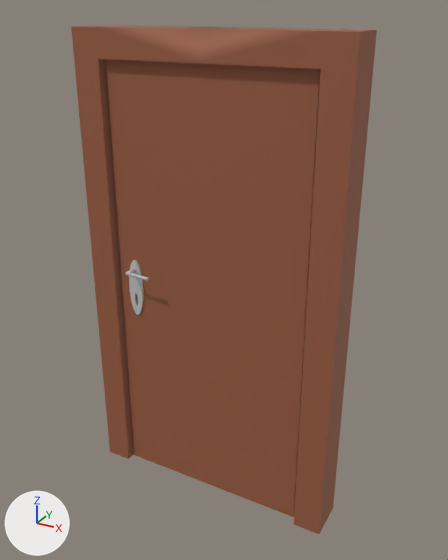
An edit to the FBX model Assets/Models/genericdoor.fbx, drawn before and after from the same camera.
Camera for both pictures: a 50 mm camera at (1.62, -2.81, 2.94) aimed at (0.07, 0.02, 1.53). The axes (+X, +Y, +Z) are drawn at lower left. The lights are the same throughout. Vertices at the same position are counted once.

The first picture shows 'door', 'door_frame'.
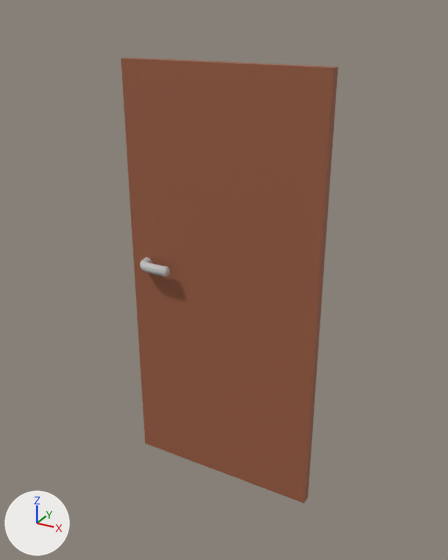
Pixel boxes [x1, y1, x2, y2] of what changed, in the pictures (448 x 560 px):
'door', reshaped, moved, rescaled
    before: [105, 59, 321, 517]
    after: [121, 58, 338, 503]
'door_frame', hidden (brown)
    before: [71, 25, 377, 534]
part 1 of me_cube_003, added (brown)
    after: [121, 58, 338, 503]
part 2 of me_cube_003, added
    after: [140, 257, 170, 277]
part 3 of me_cube_003, deleted
    before: [125, 268, 149, 281]
part 4 of me_cube_003, deleted
    before: [129, 260, 144, 315]
part 5 of me_cube_003, deleted (brown)
    before: [105, 59, 321, 517]

What changed in the scene script:
```text
Change me_cube_003:
    used by ob_door; location = (0.029, -0.18, 1.591); rotation_euler = (0.0, 3.142, 0.0), in degrees (0, 180, 0); scale = (-0.588, -0.0871, -1.0)
    remove me_cube_003.from_pydata(...)  # 1480 vertices, 1388 faces; spans x -1.0..1.0, y -3.99..0.45, z -1.45..1.1
    add me_cube_003.from_pydata(...)  # 488 vertices, 458 faces; spans x -2.03..0.0, y -2.71..5.37, z -1.28..1.26
    me_cube_003 part 1: a new loose piece, a box spanning x -2.03..0.0, y 0.0..2.0, z -1.28..1.26, in mat_mat_door_wood (brown #9b5d41)
    me_cube_003 part 2: a new loose piece of 240 vertices spanning x -1.9..-1.52, y 1.21..5.37, z 0.08..0.14, in mat_mat_door_handlebar (light grey #c3c3c3)
    me_cube_003 part 3: the loose piece of 640 vertices spanning x -0.83..-0.56, y -0.9..0.45, z -0.06..-0.04 is deleted
    me_cube_003 part 4: the loose piece of 192 vertices spanning x -0.89..-0.72, y -2.83..-0.57, z -0.34..0.0 is deleted
    me_cube_003 part 5: the loose piece of 8 vertices spanning x -1.0..1.0, y -2.7..-0.7, z -1.45..1.1 is deleted
Change ob_door:
    ob_door.location: (0.029, -0.18, 1.591) -> (0.63, 0.079, 1.425)
    ob_door.scale: (-0.588, -0.0871, -1.0) -> (-0.588, -0.0305, -1.0)
Change ob_door_frame:
    add ob_door_frame.hide_viewport = True
```
